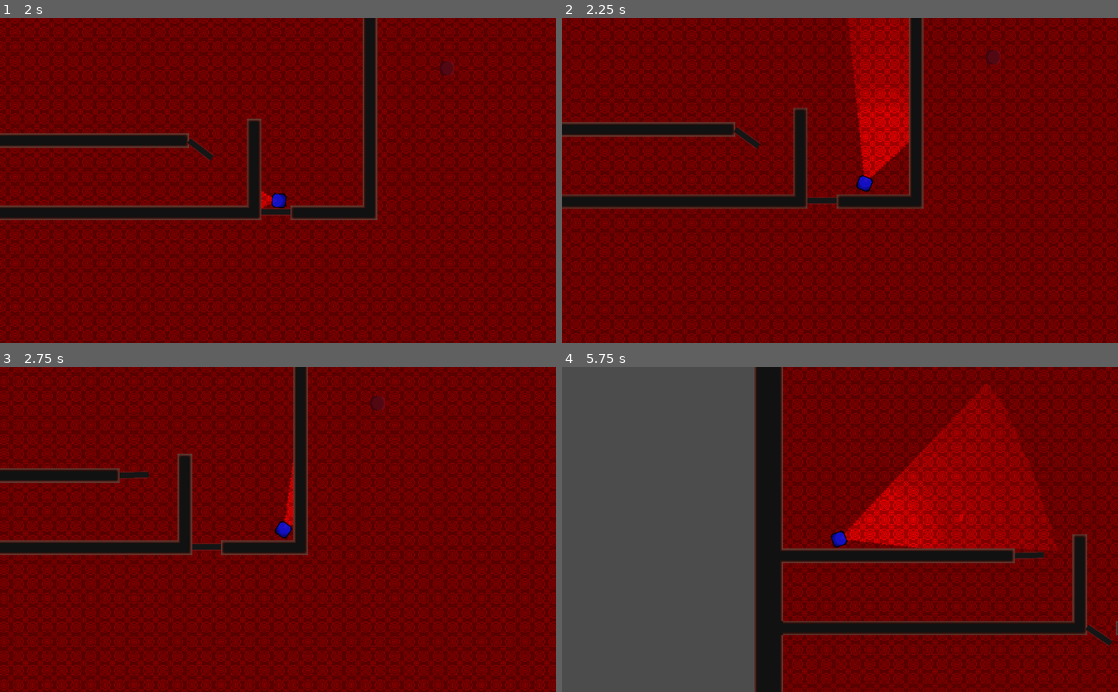
Above: before the commit, frames 1-4 (two rows, left to right).
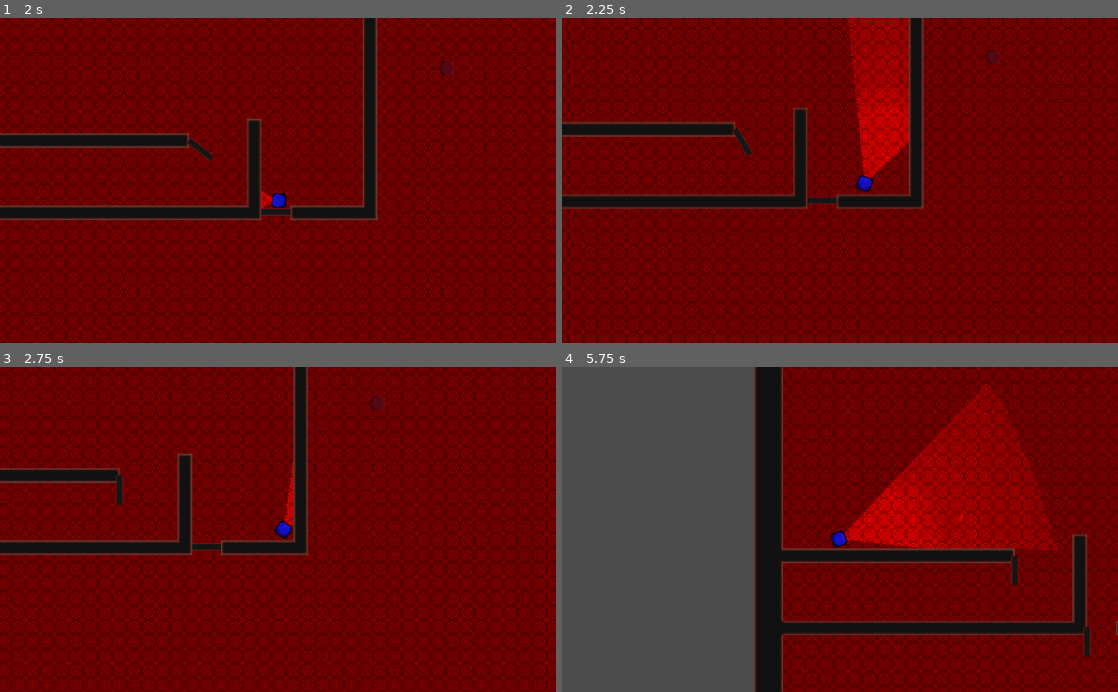
Above: after the commit, the same moments.

Repository: DrSpectre/experimento_juegos
Game: Godot game, scene res://Mundo.tscn
The game is run twice, just before and just after one commit, with the same random seed, the same clock (stepped at 60 frames per second) and the same inputs.
Inputs (mouse positions are in pixels of both pictures, inside the frame that each line leads up to):
- Up to frame 1 (2 s): tap Enter at 0.5 s; move the mouse to (400, 164) at 0.52 s; hold D (derecha) 0.53-1.28 s; tap E (interaccion) at 0.6, 1.55 s; move the mouse to (166, 196) at 1.27 s; hold S (abajo) from 1.28 s (still down); click (166, 196) at 1.35 s
- Up to frame 2 (2.25 s): move the mouse to (895, 109) at 2.02 s; release S (abajo) at 2.03 s; hold D (derecha) from 2.03 s (still down); tap E (interaccion) at 2.1 s
- Up to frame 3 (2.75 s): keep holding D (derecha)
- Up to frame 4 (5.75 s): move the mouse to (812, 594) at 2.77 s; release D (derecha) at 2.78 s; hold W (arriba) 2.78-3.53 s; tap E (interaccion) at 2.85, 3.8, 4.35, 5.1 s; move the mouse to (1006, 578) at 3.52 s; hold A (izquierda) 3.53-5.03 s; click (1006, 578) at 3.6 s; move the mouse to (673, 480) at 4.27 s; move the mouse to (867, 529) at 5.02 s; hold S (abajo) from 5.03 s (still down)

Frame 1 is identical in both runs. In frame 2, 0.1% of the frame differs, in the area x 30-36%, y 33-43%; in frame 3, 0.2%; in frame 4, 0.4%, in the area x 80-99%, y 56-90%.
Error before the commit: Invalid call. Nonexistent function 'is_in_group' in base 'Nil'. (res://Objetos/Personajes/jugador/Jugador.gd:47)

Commit message:
[ADD] Añade comparacio para evitar conexion con dispositivos a traves de las paredes

Diff:
--- a/Mundo.tscn
+++ b/Mundo.tscn
@@ -511,6 +511,7 @@
 [node name="TileMap" type="TileMap" parent="Navigation2D"]
 tile_set = SubResource( 3 )
 cell_size = Vector2( 16, 16 )
+collision_layer = 17
 format = 1
 tile_data = PoolIntArray( -1, 2, 0, -65536, 2, 1, -65535, 2, 1, -65534, 2, 1, -65533, 2, 1, -65532, 2, 1, -65531, 2, 1, …(107390 unchanged characters)…
 
--- a/Objetos/Personajes/jugador/Jugador.gd
+++ b/Objetos/Personajes/jugador/Jugador.gd
@@ -4,8 +4,9 @@
 const velocidad_bala = 2000
 
 var bala = preload("res://Objetos/Personajes/jugador/Bala.tscn")
+onready var rayo_de_interaccion = $Verificacion_interaccion
 
-var objbetos_interactuables = null
+var objetos_interactuables = null
 
 func _ready():
 	pass
@@ -25,7 +26,7 @@
 		disparar()
 
 	if Input.is_action_just_pressed("interaccion"):
-		_interactuar(objbetos_interactuables)
+		_interactuar(objetos_interactuables)
 
 func disparar():
 	look_at(get_global_mouse_position())
@@ -44,7 +45,7 @@
 	pass
 
 func _interactuar(objeto):
-	if objeto.is_in_group("interactuar"):
+	if objeto and objeto.is_in_group("interactuar"):
 		objeto.iniciar_interaccion()
 	# if objeto and objeto.is_in_group("interactuable"):
 	# 	objeto.interaccion()
@@ -59,4 +60,16 @@
 
 
 func _on_interaccion_objetos_area_entered(area):
-	objbetos_interactuables = area.get_owner()
+	var estado_espacio = get_world_2d().direct_space_state
+
+	# intersect_ray(from: Vector3, to: Vector3, exclude: Array = [  ], collision_mask: int = 0x7FFFFFFF, collide_with_bodies: bool = true, collide_with_areas: bool = false)
+	var res = estado_espacio.intersect_ray(global_position, area.global_position, [self], area.collision_layer, true, true)
+
+	if res.collider == area:
+		objetos_interactuables = area.get_owner()
+
+func _on_interaccion_objetos_area_exited(area):
+	var raiz = area.get_owner()
+
+	if objetos_interactuables == raiz:
+		objetos_interactuables = null
--- a/Objetos/Personajes/jugador/Jugador.tscn
+++ b/Objetos/Personajes/jugador/Jugador.tscn
@@ -48,5 +48,13 @@
 [node name="CollisionShape2D" type="CollisionShape2D" parent="interaccion_objetos"]
 shape = SubResource( 3 )
 
+[node name="Verificacion_interaccion" type="RayCast2D" parent="."]
+enabled = true
+cast_to = Vector2( 50, 0 )
+collision_mask = 16
+collide_with_areas = true
+collide_with_bodies = false
+
 [connection signal="body_entered" from="Area2D" to="." method="_on_Area2D_body_entered"]
 [connection signal="area_entered" from="interaccion_objetos" to="." method="_on_interaccion_objetos_area_entered"]
+[connection signal="area_exited" from="interaccion_objetos" to="." method="_on_interaccion_objetos_area_exited"]
--- a/Objetos/objetos_interactuables/indicador_interaccion.tscn
+++ b/Objetos/objetos_interactuables/indicador_interaccion.tscn
@@ -3,7 +3,7 @@
 [ext_resource path="res://Objetos/objetos_interactuables/indicador_interaccion.gd" type="Script" id=1]
 
 [sub_resource type="CircleShape2D" id=1]
-radius = 15.0
+radius = 6.0
 
 [node name="indicador_interaccion" type="Node2D" groups=["interactuar"]]
 script = ExtResource( 1 )
